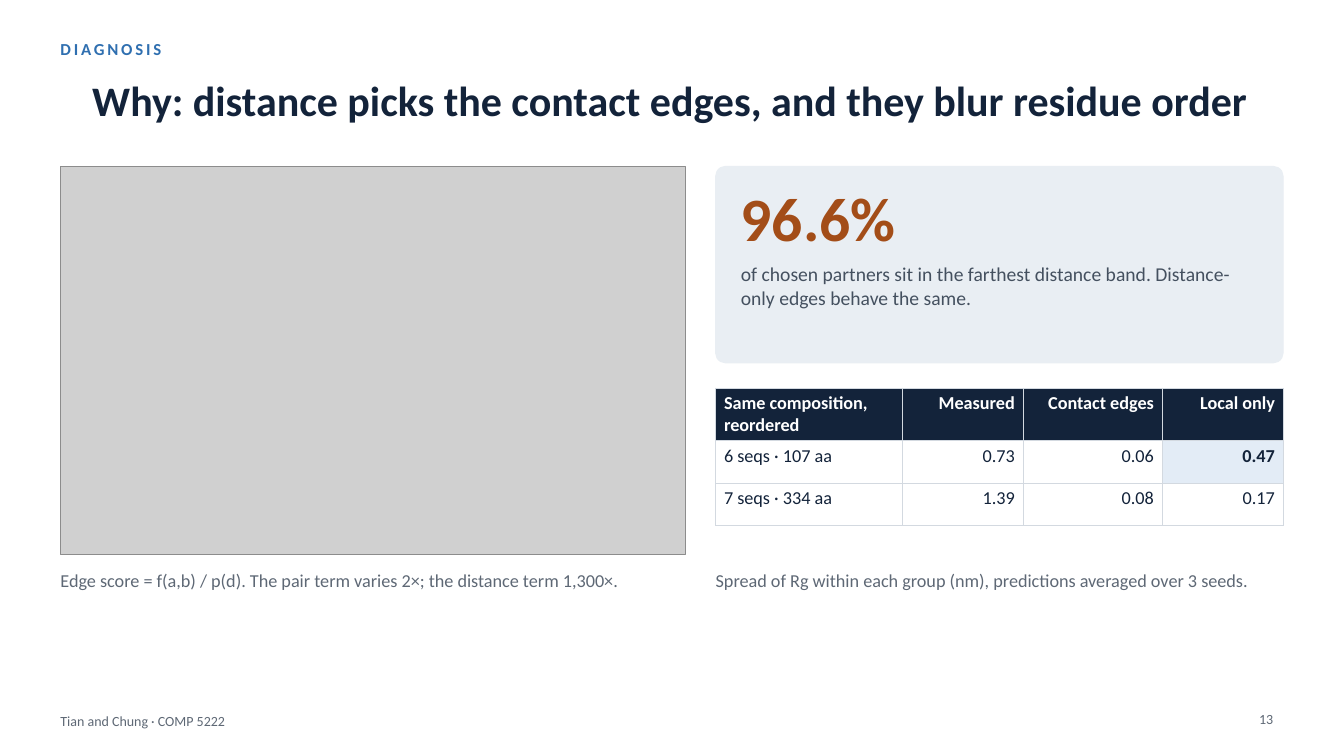
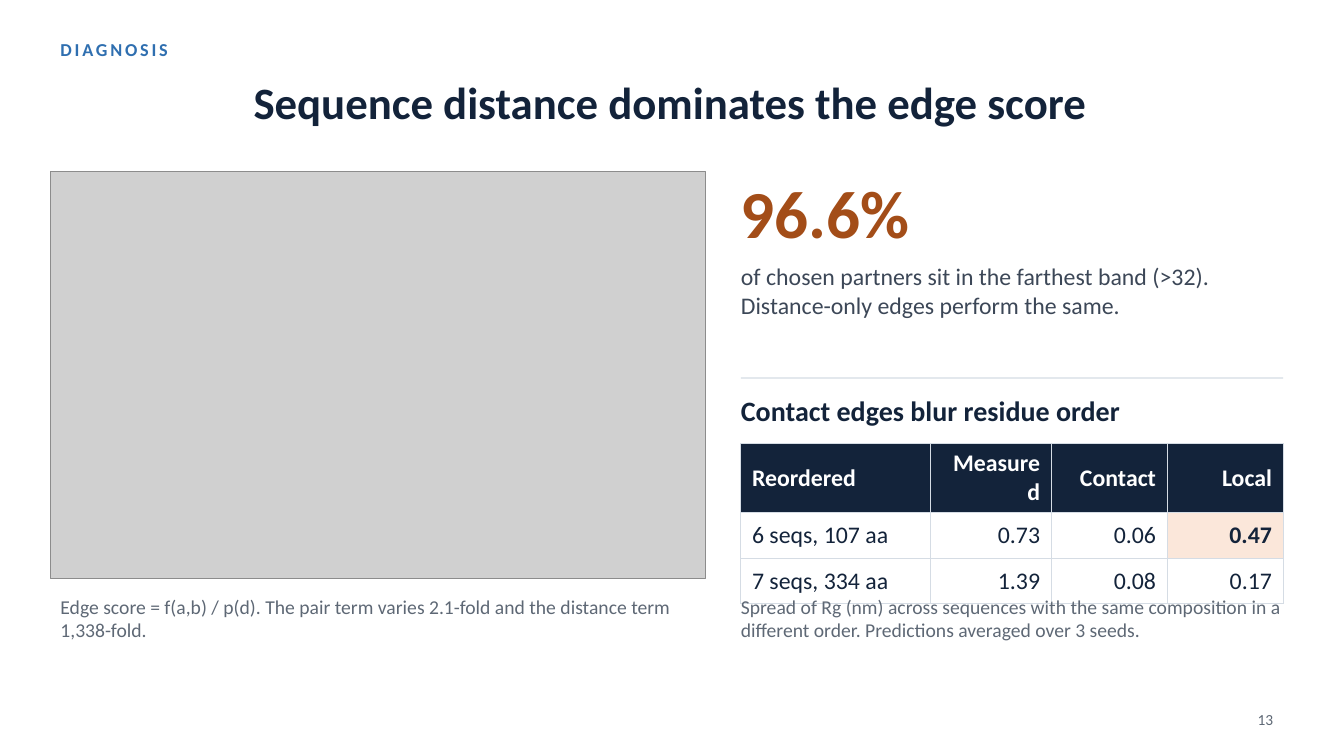
Before and after one commit to Andychung1229/claudev2, a slide deck: slide 13 of comp5222-presentation/ContactGAT_talk.pptx. Drawn at 1344x756 pixels with LibreOffice and Linux fonts; fonts in the diff are those of the drawing; grey boxes stand for pictures. Boxes give left, top, right and bottom in pixels: in the first picture for what was removed or moved away, otherwise in the second. Text is boxed around its words. In the diff, an @@ line names an element or a change of style, - is before the commit and + after.

```diff
--- a/comp5222-presentation/ContactGAT_talk.pptx
+++ b/comp5222-presentation/ContactGAT_talk.pptx
@@ text "DIAGNOSIS" at [60,44,167,56]: size 12 to 13 pt @@
@@ title at [254,87,1086,127]: text changed; size 30 to 32 pt @@
-Why: distance picks the contact edges, and they blur residue order
+Sequence distance dominates the edge score
@@ picture: place and size @@
-picture at [60,166,686,555]
+picture at [50,171,706,579]
@@ rounded rectangle removed at [716,166,1284,363] @@
@@ text "96.6%": place and size @@
-text "96.6%" at [741,198,896,242]
+text "96.6%" at [741,191,910,239]
@@ text "96.6%" at [741,191,910,239]: size 44 to 48 pt @@
@@ text at [741,268,1208,318]: text changed; size 14 to 17 pt; text colour #44505F to #3C4757 @@
-of chosen partners sit in the farthest distance band. Distance-only edges behave the same.
+of chosen partners sit in the farthest band (>32). Distance-only edges perform the same.
@@ line added from (741, 378) to (1284, 378), #D5DCE4 1 pt @@
@@ text added at [741,401,1120,426], 20 pt, text #13233A, bold @@
+Contact edges blur residue order
@@ table at [741,444,1284,597] @@
-row 1: Same composition, reordered | Measured | Contact edges | Local only
+row 1: Reordered | Measured | Contact | Local
-row 2, column 1: 6 seqs · 107 aa
+row 2, column 1: 6 seqs, 107 aa
-row 3, column 1: 7 seqs · 334 aa
+row 3, column 1: 7 seqs, 334 aa
@@ fill #E3ECF6 to #FBE7DA in row 2, column 4 @@
@@ size 13 to 17 pt in "Measured", "0.73", "0.06", "0.47" and 3 more places @@
@@ borders changed @@
@@ table: place and size @@
-table at [716,388,1284,511]
+table at [741,444,1284,597]
@@ text at [741,598,1280,641]: text changed; size 13 to 14 pt @@
-Spread of Rg within each group (nm), predictions averaged over 3 seeds.
+Spread of Rg (nm) across sequences with the same composition in a different order. Predictions averaged over 3 seeds.
@@ text at [60,600,670,639]: text changed; size 13 to 14 pt @@
-Edge score = f(a,b) / p(d). The pair term varies 2×; the distance term 1,300×.
+Edge score = f(a,b) / p(d). The pair term varies 2.1-fold and the distance term 1,338-fold.
@@ text removed at [60,716,225,729] @@
-Tian and Chung · COMP 5222
@@ page number at [1258,715,1274,725]: size 10 to 11 pt @@
```
Also in this commit, not shown: 13 other slides changed, 13 other files.
